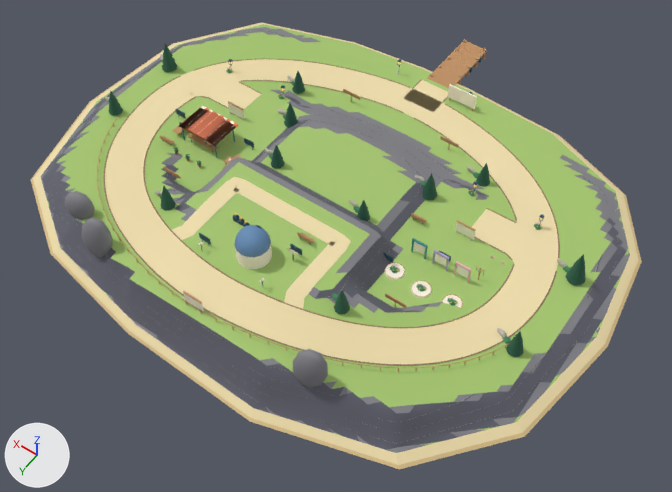
Two versions of the glTF model static/models/projects.glb, one commit apart.
Camera for both pictures: a 50 mm lens placed at (-46.8, 63.4, 92.3), pointed at (-4.1, 3.6, -1.6). Arrows for +X, +Y and +Z are at lower left; the lights stay in place. The picture after the commit comes second. Where no turn or scale is listed for an object, it has been applied to the vertices. Vertices at exactly the same position are counted once.

Before the edit, the objects in view are built like this:
```python
me_mesh_1 = bpy.data.meshes.new('Mesh_1')
me_mesh_1.from_pydata(...)  # 4703 vertices, 8290 faces; spans x -38.6..38.6, y -29.7..29.7, z -3.1..3.1
me_mesh_1.materials.append(mat_sand)  # beige #f1dfad
me_mesh_7 = bpy.data.meshes.new('Mesh_7')
me_mesh_7.from_pydata(...)  # 3558 vertices, 6153 faces; spans x -37.4..37.4, y -28.8..28.8, z -2.8..2.8
me_mesh_7.materials.append(mat_grass)  # green #a6c76e
me_mesh_8 = bpy.data.meshes.new('Mesh_8')
me_mesh_8.from_pydata(...)  # 1049 vertices, 1186 faces; spans x -37.4..37.4, y -26.7..26.7, z -4.9..4.9
me_mesh_8.materials.append(mat_highlandsrock)  # grey #85858b
me_mesh_9 = bpy.data.meshes.new('Mesh_9')
me_mesh_9.from_pydata(...)  # 787 vertices, 995 faces; spans x -37.0..37.0, y -23.9..23.9, z -2.8..2.8
me_mesh_9.materials.append(mat_highlandscliff)  # grey #666773
ob_static_grass = bpy.data.objects.new('static_grass', me_mesh_7)
ob_static_grass.location = (0.0, 0.0, 3.7)
ob_static_highlandscliff = bpy.data.objects.new('static_highlandsCliff', me_mesh_9)
ob_static_highlandscliff.location = (0.0, 4.9, 3.7)
ob_static_highlandsrock = bpy.data.objects.new('static_highlandsRock', me_mesh_8)
ob_static_highlandsrock.location = (0.0, 1.7, 5.8)
ob_static_sand = bpy.data.objects.new('static_sand', me_mesh_1)
ob_static_sand.location = (0.0, 0.0, 3.4)
# also in view: 'static_wood' at (0.0, -6.4, 3.3); 'static_highlandsTrailEdge' at (0.0, -1.1, 3.7); 'occluder_research_dome_blue' at (-0.8, 15.4, 9.8); 'occluder_catering_canopy_terracotta' at (18.0, 1.8, 5.8); 'static_highlandsStrataDark' at (-0.2, 2.8, 3.7)
```
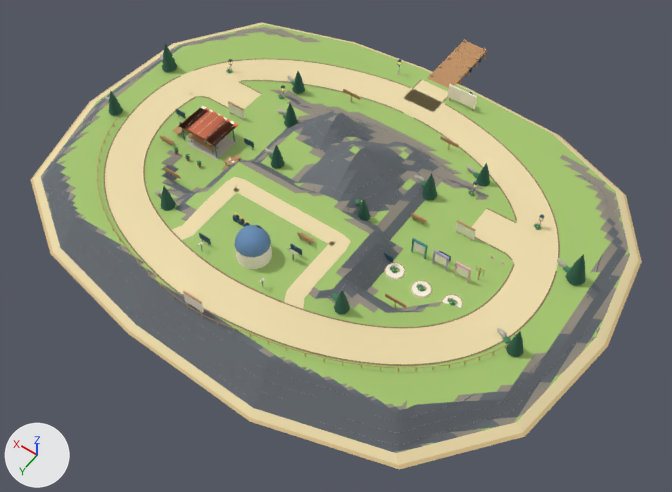
Where the newer file only moved an object's origin or applied its transform, the numbers keep the older frame.

What changed in the scene script:
```text
Change me_mesh_7:
    used by ob_static_grass; location = (0.0, 0.0, 3.7)
    remove me_mesh_7.from_pydata(...)  # 3558 vertices, 6153 faces; spans x -37.4..37.4, y -28.8..28.8, z -2.8..2.8
    add me_mesh_7.from_pydata(...)  # 3781 vertices, 6540 faces; spans x -37.4..37.4, y -28.8..28.8, z -2.8..6.2
    me_mesh_7 part 1: 39 vertices moved from x -28.0..29.7, y 7.0..28.8, z -2.8..2.8 to x -28.5..29.5, y 7.0..28.8, z -2.8..2.8; 230 vertices removed from x -30.0..26.0, y -9.0..28.1, z -2.8..2.8; 464 vertices added at x -29.4..28.8, y -11.0..28.5, z -2.8..6.2
    other edits to the shape of me_mesh_7 do not show in these pictures
Change me_mesh_8:
    used by ob_static_highlandsrock; location = (0.0, 1.7, 5.8)
    remove me_mesh_8.from_pydata(...)  # 1049 vertices, 1186 faces; spans x -37.4..37.4, y -26.7..26.7, z -4.9..4.9
    add me_mesh_8.from_pydata(...)  # 909 vertices, 796 faces; spans x -37.4..37.4, y -26.7..25.3, z -4.9..4.1
    me_mesh_8 part 2: the loose piece of 4 vertices spanning x -13.0..-12.0, y 0.3..1.3, z -3.0..-2.7 is copied, and the copy is moved by (-1.0, 7.0, 0.1); it spans x -14.0..-13.0, y 7.3..8.3, z -3.0..-2.6
    me_mesh_8 part 3: 15 loose pieces with 189 vertices, spanning x -24.0..23.0, y 18.9..26.7, z -4.9..4.9, are deleted
    me_mesh_8 part 4: 2 vertices moved from x -12.0..-7.0, y -8.7..1.3, z -2.7..-1.5 to x -12.0..-7.0, y -8.7..1.3, z -2.5..-1.4; 125 vertices removed from x -11.0..12.0, y -15.7..9.3, z -4.4..0.7; 110 vertices added at x -11.0..21.0, y -17.7..10.3, z -4.9..4.1
    me_mesh_8 part 5: 7 vertices moved from x -30.0..-25.5, y 17.3..22.8, z -4.9..-4.6 to x -30.0..-26.2, y 17.3..22.6, z -4.9..-4.5; 12 vertices removed from x -28.0..-15.6, y 18.3..25.7, z -4.9..-0.6; 47 vertices added at x -28.5..-9.0, y 18.3..25.3, z -4.9..0.6
    me_mesh_8 part 6: 5 vertices moved from x 17.0..30.3, y 18.7..22.3, z -4.9..-0.6 to x 16.0..30.2, y 18.7..20.8, z -4.9..0.0; 13 vertices removed from x 16.0..30.0, y 15.3..22.3, z -4.9..-0.1; 38 vertices added at x 6.5..29.6, y 17.3..22.8, z -4.9..0.5
    other edits to the shape of me_mesh_8 do not show in these pictures
Change me_mesh_9:
    used by ob_static_highlandscliff; location = (0.0, 4.9, 3.7)
    remove me_mesh_9.from_pydata(...)  # 787 vertices, 995 faces; spans x -37.0..37.0, y -23.9..23.9, z -2.8..2.8
    add me_mesh_9.from_pydata(...)  # 1890 vertices, 2922 faces; spans x -37.0..37.0, y -23.9..23.9, z -4.5..4.5
    me_mesh_9 part 7: the loose piece of 532 vertices spanning x -37.0..37.0, y -23.9..23.9, z -2.8..2.6 is rebuilt with 1388 vertices and now spans x -37.0..37.0, y -23.9..23.9, z -4.5..1.1
    me_mesh_9 part 8: 229 vertices removed from x -20.0..20.0, y -13.9..11.1, z -0.9..2.8; 479 vertices added at x -20.0..20.0, y -18.9..11.1, z -4.0..4.5
    other edits to the shape of me_mesh_9 do not show in these pictures
Change ob_static_highlandscliff:
    ob_static_highlandscliff.location: (0.0, 4.9, 3.7) -> (0.0, 4.9, 5.4)
```

Where the change shows, as pixel boxes (x1, y1, x2, y2) in the pictures (672 x 492 px; the box of a moved part takes in the faces that stretch with it):
'static_grass', reshaped
    before: (47, 24, 629, 453)
    after: (47, 24, 629, 450)
'static_highlandsCliff', reshaped, moved
    before: (42, 34, 627, 450)
    after: (42, 34, 627, 452)
part 1 of me_mesh_7, moved or reshaped
    before: (47, 126, 442, 453)
    after: (47, 137, 434, 450)
part 2 of me_mesh_8, added
    after: (367, 286, 378, 296)
part 3 of me_mesh_8, deleted
    before: (60, 191, 370, 445)
part 4 of me_mesh_8, moved or reshaped
    before: (197, 115, 446, 273)
    after: (167, 111, 446, 278)
part 5 of me_mesh_8, cut back
    before: (296, 396, 462, 452)
    after: (259, 348, 462, 452)
part 6 of me_mesh_8, cut back
    before: (46, 165, 84, 222)
    after: (46, 175, 157, 279)
part 7 of me_mesh_9, rebuilt
    before: (42, 34, 627, 450)
    after: (42, 34, 627, 452)
part 8 of me_mesh_9, built on
    before: (161, 119, 425, 313)
    after: (161, 111, 439, 313)
